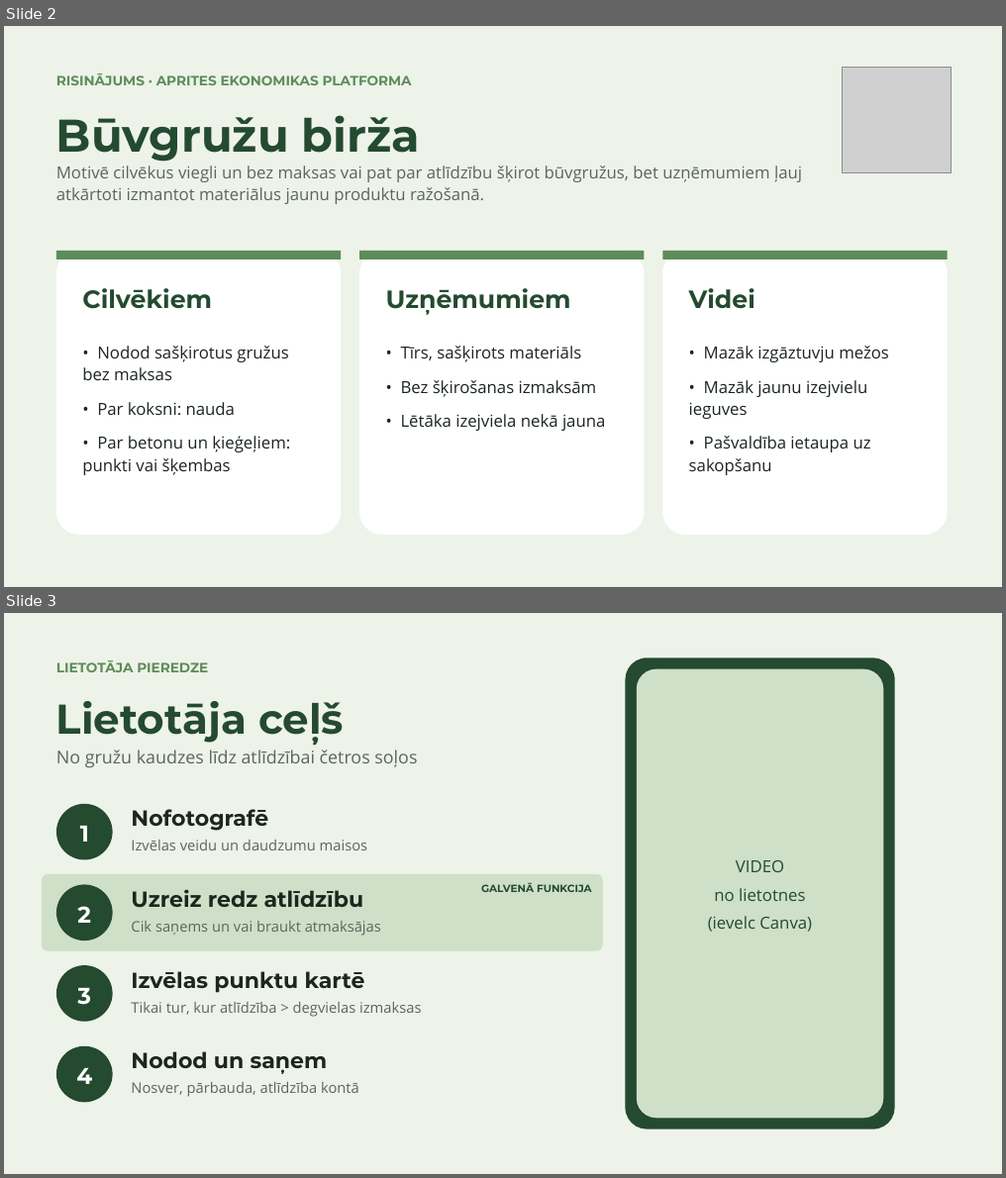
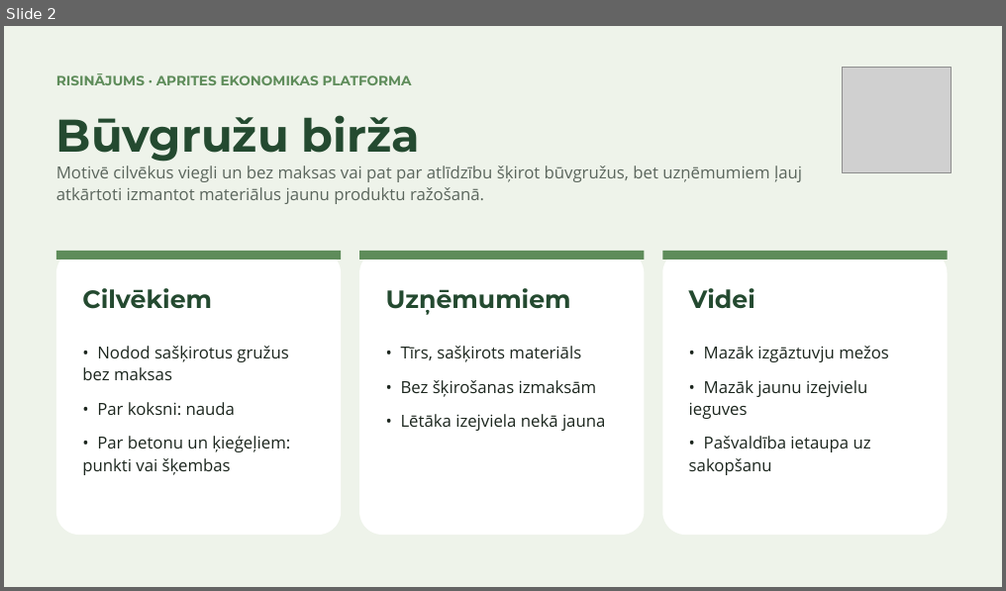
Before and after one commit to cimagustavs/Projekti_majaslapas, a slide deck: hakatons/buvgruzu-birza.pptx. Shown one above the other, each under a label of ours: slides 2 and 3 before the commit, slide 2 after it. The pictures are 1006x1178 and 1006x591 pixels, drawn with LibreOffice and Linux fonts; fonts in the diff are those of the drawing; grey boxes stand for pictures. Boxes give left, top, right and bottom in pixels: in the first picture for what was removed or moved away, otherwise in the second. Text is boxed around its words. In the diff, an @@ line names an element or a change of style, - is before the commit and + after.

```diff
--- a/hakatons/buvgruzu-birza.pptx
+++ b/hakatons/buvgruzu-birza.pptx
@@ slide 3 removed at bbox=[4, 613, 1002, 1174], background #EEF3EA @@
@@ text removed at bbox=[56, 661, 208, 672] @@
-LIETOTĀJA PIEREDZE
@@ rounded rectangle removed at bbox=[626, 658, 895, 1130] @@
@@ rounded rectangle removed at bbox=[637, 669, 884, 1118] @@
@@ text removed at bbox=[56, 701, 344, 745] @@
-Lietotāja ceļš
@@ text removed at bbox=[56, 750, 417, 768] @@
-No gružu kaudzes līdz atlīdzībai četros soļos
@@ ellipse removed at bbox=[56, 804, 113, 861] @@
@@ text removed at bbox=[131, 809, 268, 831] @@
-Nofotografē
@@ text removed at bbox=[80, 826, 89, 842] @@
-1
@@ text removed at bbox=[131, 840, 368, 851] @@
-Izvēlas veidu un daudzumu maisos
@@ rounded rectangle removed at bbox=[42, 874, 603, 952] @@
@@ text removed at bbox=[708, 861, 812, 932] @@
-VIDEO
-no lietotnes
-(ievelc Canva)
@@ ellipse removed at bbox=[56, 884, 113, 941] @@
@@ text removed at bbox=[77, 906, 91, 923] @@
-2
@@ text removed at bbox=[131, 889, 364, 908] @@
-Uzreiz redz atlīdzību
@@ text removed at bbox=[481, 883, 592, 892] @@
-GALVENĀ FUNKCIJA
@@ text removed at bbox=[131, 921, 381, 936] @@
-Cik saņems un vai braukt atmaksājas
@@ ellipse removed at bbox=[56, 965, 113, 1022] @@
@@ text removed at bbox=[77, 988, 91, 1005] @@
-3
@@ text removed at bbox=[131, 971, 365, 993] @@
-Izvēlas punktu kartē
@@ text removed at bbox=[131, 1002, 421, 1017] @@
-Tikai tur, kur atlīdzība > degvielas izmaksas
@@ ellipse removed at bbox=[56, 1047, 113, 1103] @@
@@ text removed at bbox=[131, 1052, 328, 1073] @@
-Nodod un saņem
@@ text removed at bbox=[76, 1068, 92, 1084] @@
-4
@@ text removed at bbox=[131, 1082, 359, 1097] @@
-Nosver, pārbauda, atlīdzība kontā
```
Also in this commit, not shown: 1 slide added, 5 other files.
